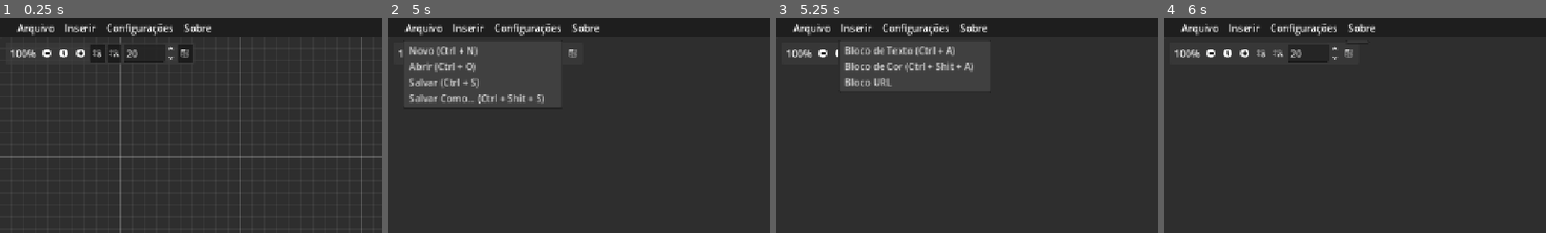
Above: before the commit, frames 1-4 (left to right).
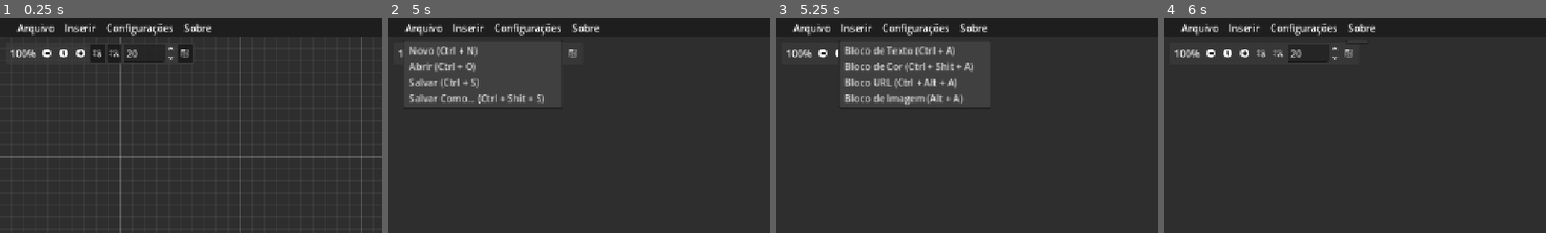
Above: after the commit, the same moments.

Repository: Miguel-de-Souza/Map-infinity
Game: Godot game, scene res://main.tscn
Two runs of this game, one before a commit and one after it. Both use one fixed random seed, a clock stepped at 60 frames per second and the inputs below.
Inputs (mouse positions are % of the whole screen's width and height, from its top left):
- Up to frame 1 (0.25 s): no input
- Up to frame 2 (5 s): click (6, 8) at 0.5 s; click (11, 8) at 1.25 s; click (13, 8) at 2 s; click (15, 8) at 2.75 s; click (24, 8) at 3.5 s; click "Arquivo" at 4.25 s
- Up to frame 3 (5.25 s): click "Inserir" at 5 s
- Up to frame 4 (6 s): click "Sobre" at 5.75 s
The pictures show only the part of the screen within x 0-50%, y 0-50%; the shares and areas given below are measured in that part.

Frames 1-2 are identical in both runs. In frame 3, 1.4% of the frame differs, in the area x 17-50%, y 27-42%; in frame 4, nothing differs.

Commit message:
Adicionado um novo Bloco
Foi Adicionado um Novo Bloco (Bloco de Imagem)
Além de alguns icones

Diff:
--- a/Scripts/graph_edit.gd
+++ b/Scripts/graph_edit.gd
@@ -52,6 +52,9 @@
 
 	elif Input.is_action_just_pressed("Add Bloco URL"):
 		criar_bloco_notas(3)
+
+	elif Input.is_action_just_pressed("Add Bloco Imagem"):
+		criar_bloco_notas(4)
 
 	elif Input.is_action_just_pressed("Add Bloco Notas"):
 		criar_bloco_notas()
@@ -137,6 +140,9 @@
 		3:
 			nodesGraph = preload("res://tscn/graph_node_URL.tscn").instantiate()
 
+		4:
+			nodesGraph = preload("res://tscn/graph_node_Iamge.tscn").instantiate()
+
 	nodesGraph.name = "Node_" + str(Time.get_ticks_usec())
 
 	add_child(nodesGraph)
@@ -233,6 +239,9 @@
 		2:
 			criar_bloco_notas(3)
 
+		3:
+			criar_bloco_notas(4)
+
 
 func _on_menu_button_more_pressed() -> void:
 	more.popup()
--- /dev/null
+++ b/Scripts/graph_node_Image.gd
@@ -0,0 +1,122 @@
+extends GraphNode
+
+@export var open_image: FileDialog
+@export var texture_node: TextureButton
+@export var check: CheckBox
+
+var current_image_path := ""
+
+func _on_check_box_pressed() -> void:
+	queue_free()
+
+
+func get_save_data() -> Dictionary:
+	var slots := []
+
+	for child in get_children():
+		if child is ColorRect:
+			slots.append({
+				"min_size": [child.custom_minimum_size.x, child.custom_minimum_size.y],
+				"color": [child.color.r, child.color.g, child.color.b, child.color.a]
+			})
+
+	return {
+		"slots_add": slots_add,
+		"slots": slots,
+		"texture_path": current_image_path,
+		"check_pressed": check.button_pressed
+
+	}
+
+
+func load_save_data(data: Dictionary) -> void:
+
+	for child in get_children():
+		if child is ColorRect:
+			child.queue_free()
+
+	slots_add = 2
+	var saved_slots = data.get("slots", [])
+
+	for slot_data in saved_slots:
+
+		var item = ColorRect.new()
+		add_child(item)
+		item.clip_contents = true
+
+		var min_size = slot_data["min_size"]
+		item.custom_minimum_size = Vector2(min_size[0], min_size[1])
+
+		var c = slot_data["color"]
+		item.color = Color(c[0], c[1], c[2], c[3])
+
+		set_slot(
+			slots_add,
+			true, 0, Color.WHITE,
+			true, 0, Color.WHITE
+		)
+
+		slots_add += 1
+
+
+	var texture_path = data.get("texture_path", "")
+
+	if texture_path != "":
+		current_image_path = texture_path
+
+		var imagem = Image.new()
+		if imagem.load(texture_path) == OK:
+			var imagem_textura = ImageTexture.create_from_image(imagem)
+			texture_node.texture_normal = imagem_textura
+
+	var check_state = data.get("check_pressed", false)
+	check.button_pressed = check_state
+
+	_on_check_size_pressed()
+
+
+var ative := false
+func _process(_delta: float) -> void:
+	if Input.is_action_pressed("ui_text_delete") and ative:
+		queue_free()
+
+func _on_node_selected() -> void:
+	ative = true
+
+func _on_node_deselected() -> void:
+	ative = false
+
+var slots_add := 2
+func _on_button_add_pressed() -> void:
+	var item = ColorRect.new()
+	add_child(item)
+	item.clip_contents = true
+	item.custom_minimum_size = Vector2(0, 20)
+	item.color = Color(0.078, 0.078, 0.078, 0)
+	set_slot(slots_add, true, 0, Color(1.0, 1.0, 1.0, 1.0), true, 0, Color(1.0, 1.0, 1.0, 1.0))
+	slots_add += 1
+
+
+func _on_texture_rect_pressed() -> void:
+	open_image.popup()
+
+func _on_open_image_file_selected(path: String) -> void:
+	current_image_path = path
+
+	var imagem = Image.new()
+	imagem.load(path)
+
+	var imagem_textura = ImageTexture.create_from_image(imagem)
+	texture_node.texture_normal = imagem_textura
+
+
+
+func _on_check_size_pressed() -> void:
+	if check.button_pressed:
+		texture_node.ignore_texture_size = false
+		texture_node.stretch_mode = TextureButton.STRETCH_KEEP
+
+	else:
+		texture_node.ignore_texture_size = true
+		texture_node.stretch_mode = TextureButton.STRETCH_SCALE
+		size = Vector2(384, 225)
--- a/main.tscn
+++ b/main.tscn
@@ -209,13 +209,15 @@
 layout_mode = 2
 theme_override_colors/font_color = Color(1, 1, 1, 1)
 text = "Inserir"
-item_count = 3
+item_count = 4
 popup/item_0/text = "Bloco de Texto (Ctrl + A)"
 popup/item_0/id = 0
 popup/item_1/text = "Bloco de Cor (Ctrl + Shit + A)"
 popup/item_1/id = 1
-popup/item_2/text = "Bloco URL"
+popup/item_2/text = "Bloco URL (Ctrl + Alt + A)"
 popup/item_2/id = 2
+popup/item_3/text = "Bloco de Imagem (Alt + A)"
+popup/item_3/id = 3
 
 [node name="MenuButton Config" type="MenuButton" parent="Container Tool" unique_id=461255740]
 layout_mode = 2
--- a/project.godot
+++ b/project.godot
@@ -18,6 +18,8 @@
 config/features=PackedStringArray("4.6", "Forward Plus")
 boot_splash/show_image=false
 config/icon="uid://c6bwf5s5cj58k"
+config/macos_native_icon="uid://c6bwf5s5cj58k"
+config/windows_native_icon="uid://c6bwf5s5cj58k"
 
 [autoload]
 
@@ -72,6 +74,11 @@
 "events": [Object(InputEventKey,"resource_local_to_scene":false,"resource_name":"","device":-1,"window_id":0,"alt_press …(189 unchanged characters)…
 ]
 }
+"Add Bloco Imagem"={
+"deadzone": 0.2,
+"events": [Object(InputEventKey,"resource_local_to_scene":false,"resource_name":"","device":-1,"window_id":0,"alt_pressed":true,"shift_pressed":false,"ctrl_pressed":false,"meta_pressed":false,"pressed":false,"keycode":0,"physical_keycode":65,"key_label":0,"unicode":97,"location":0,"echo":false,"script":null)
+]
+}
 
 [physics]
 
--- /dev/null
+++ b/tscn/graph_node_Iamge.tscn
@@ -0,0 +1,99 @@
+[gd_scene format=3 uid="uid://di7oqrwfyddru"]
+
+[ext_resource type="Script" uid="uid://b1frqmyqglxuq" path="res://Scripts/graph_node_Image.gd" id="1_lx2yf"]
+[ext_resource type="Texture2D" uid="uid://bdtbfaqxn5emc" path="res://icons/no-image.jpg" id="2_p2b3y"]
+
+[node name="GraphNode" type="GraphNode" unique_id=1672945934 node_paths=PackedStringArray("open_image", "texture_node", "check")]
+anchors_preset = 8
+anchor_left = 0.5
+anchor_top = 0.5
+anchor_right = 0.5
+anchor_bottom = 0.5
+offset_left = -635.0
+offset_top = -360.0
+offset_right = -251.0
+offset_bottom = -135.0
+grow_horizontal = 2
+grow_vertical = 2
+theme_override_constants/separation = 4
+resizable = true
+slot/0/left_enabled = false
+slot/0/left_type = 0
+slot/0/left_color = Color(1, 1, 1, 1)
+slot/0/left_icon = null
+slot/0/right_enabled = false
+slot/0/right_type = 0
+slot/0/right_color = Color(1, 1, 1, 1)
+slot/0/right_icon = null
+slot/0/draw_stylebox = true
+slot/1/left_enabled = true
+slot/1/left_type = 0
+slot/1/left_color = Color(1, 1, 1, 1)
+slot/1/left_icon = null
+slot/1/right_enabled = true
+slot/1/right_type = 0
+slot/1/right_color = Color(1, 1, 1, 1)
+slot/1/right_icon = null
+slot/1/draw_stylebox = true
+slot/2/left_enabled = false
+slot/2/left_type = 0
+slot/2/left_color = Color(1, 1, 1, 1)
+slot/2/left_icon = null
+slot/2/right_enabled = false
+slot/2/right_type = 0
+slot/2/right_color = Color(1, 1, 1, 1)
+slot/2/right_icon = null
+slot/2/draw_stylebox = true
+script = ExtResource("1_lx2yf")
+open_image = NodePath("Open Image")
+texture_node = NodePath("Button Image")
+check = NodePath("Container/Container Size/Check Size")
+metadata/_edit_horizontal_guides_ = [-8.0, -8.0]
+
+[node name="Container" type="HBoxContainer" parent="." unique_id=1614242062]
+layout_mode = 2
+size_flags_horizontal = 4
+theme_override_constants/separation = 125
+
+[node name="Container Size" type="HBoxContainer" parent="Container" unique_id=963762433]
+layout_mode = 2
+
+[node name="Size Label" type="Label" parent="Container/Container Size" unique_id=1886954870]
+layout_mode = 2
+text = "Manter Tamanho"
+
+[node name="Check Size" type="CheckBox" parent="Container/Container Size" unique_id=2003499002]
+layout_mode = 2
+
+[node name="CheckBox" type="Button" parent="Container" unique_id=499506831]
+layout_mode = 2
+text = "Fechar"
+
+[node name="Button Image" type="TextureButton" parent="." unique_id=581091718]
+clip_contents = true
+custom_minimum_size = Vector2(0, 100)
+layout_mode = 2
+texture_normal = ExtResource("2_p2b3y")
+ignore_texture_size = true
+stretch_mode = 0
+
+[node name="Button Add" type="Button" parent="." unique_id=1867466557]
+layout_mode = 2
+text = "+"
+
+[node name="Open Image" type="FileDialog" parent="." unique_id=1539895728]
+oversampling_override = 1.0
+title = "Open a File"
+initial_position = 1
+file_mode = 0
+access = 2
+filters = PackedStringArray("*.png", "*.jpg")
+use_native_dialog = true
+
+[connection signal="node_deselected" from="." to="." method="_on_node_deselected"]
+[connection signal="node_selected" from="." to="." method="_on_node_selected"]
+[connection signal="pressed" from="Container/Container Size/Check Size" to="." method="_on_check_size_pressed"]
+[connection signal="pressed" from="Container/CheckBox" to="." method="_on_check_box_pressed"]
+[connection signal="pressed" from="Button Image" to="." method="_on_texture_rect_pressed"]
+[connection signal="pressed" from="Button Add" to="." method="_on_button_add_pressed"]
+[connection signal="file_selected" from="Open Image" to="." method="_on_open_image_file_selected"]
Not shown, added: Scripts/graph_node_Image.gd.uid
Renamed: Icone.png -> icons/Icone.png
Not shown, changed: icons/Icone.png.import
Binary file added: icons/no-image.jpg
Not shown, added: icons/no-image.jpg.import
